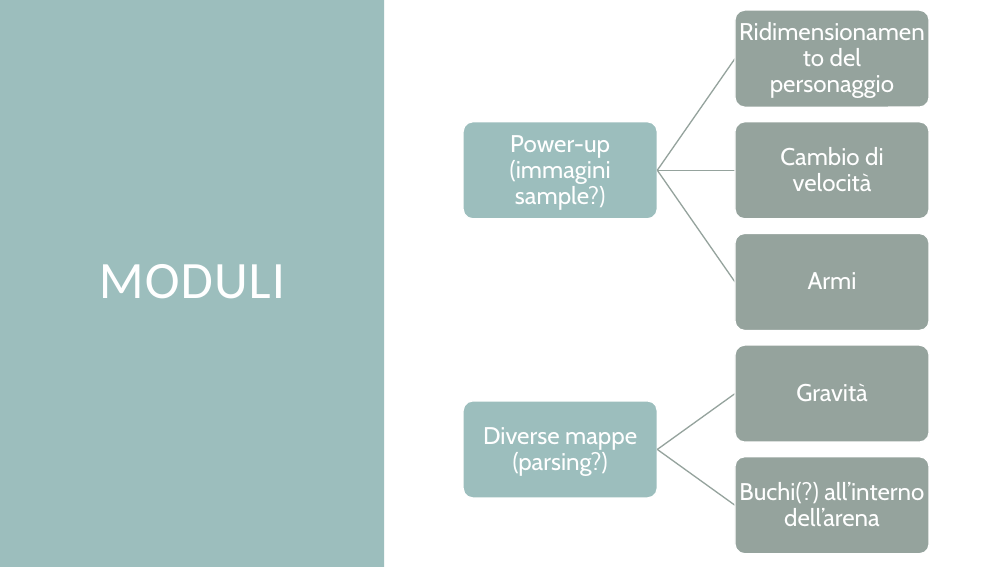
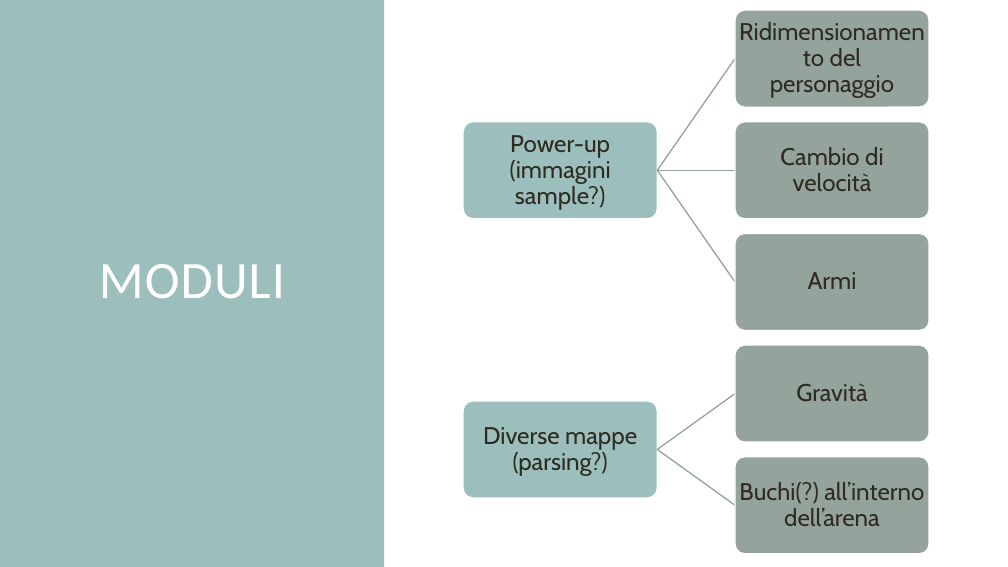
Before and after one commit to mirkoalicastro/outta-my-circle, a slide deck: slide 7 of Pitch/PITCH.pptx. Drawn at 1008x567 pixels with LibreOffice and Linux fonts; fonts in the diff are those of the drawing. Boxes give left, top, right and bottom in pixels: in the first picture for what was removed or moved away, otherwise in the second. Text is boxed around its words. In the diff, an @@ line names an element or a change of style, - is before the commit and + after.

Commit message:
Changed body text color to black

```diff
--- a/Pitch/PITCH.pptx
+++ b/Pitch/PITCH.pptx
@@ text colour #FFFFFF to #2E2B21 in 7 elements at (x1=510, y1=135, x2=611, y2=210), (x1=770, y1=48, x2=894, y2=98), (x1=780, y1=147, x2=884, y2=191), (x1=808, y1=272, x2=857, y2=289), (x1=483, y1=427, x2=637, y2=476), (x1=796, y1=384, x2=868, y2=401), (x1=739, y1=482, x2=924, y2=526) @@
```
Also in this commit, not shown: 3 other slides changed.
